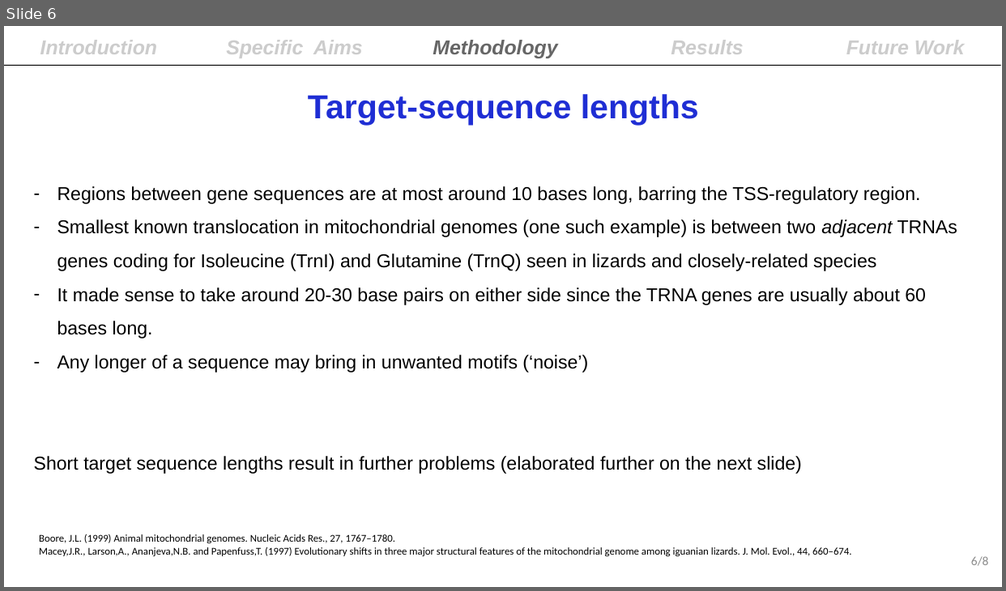
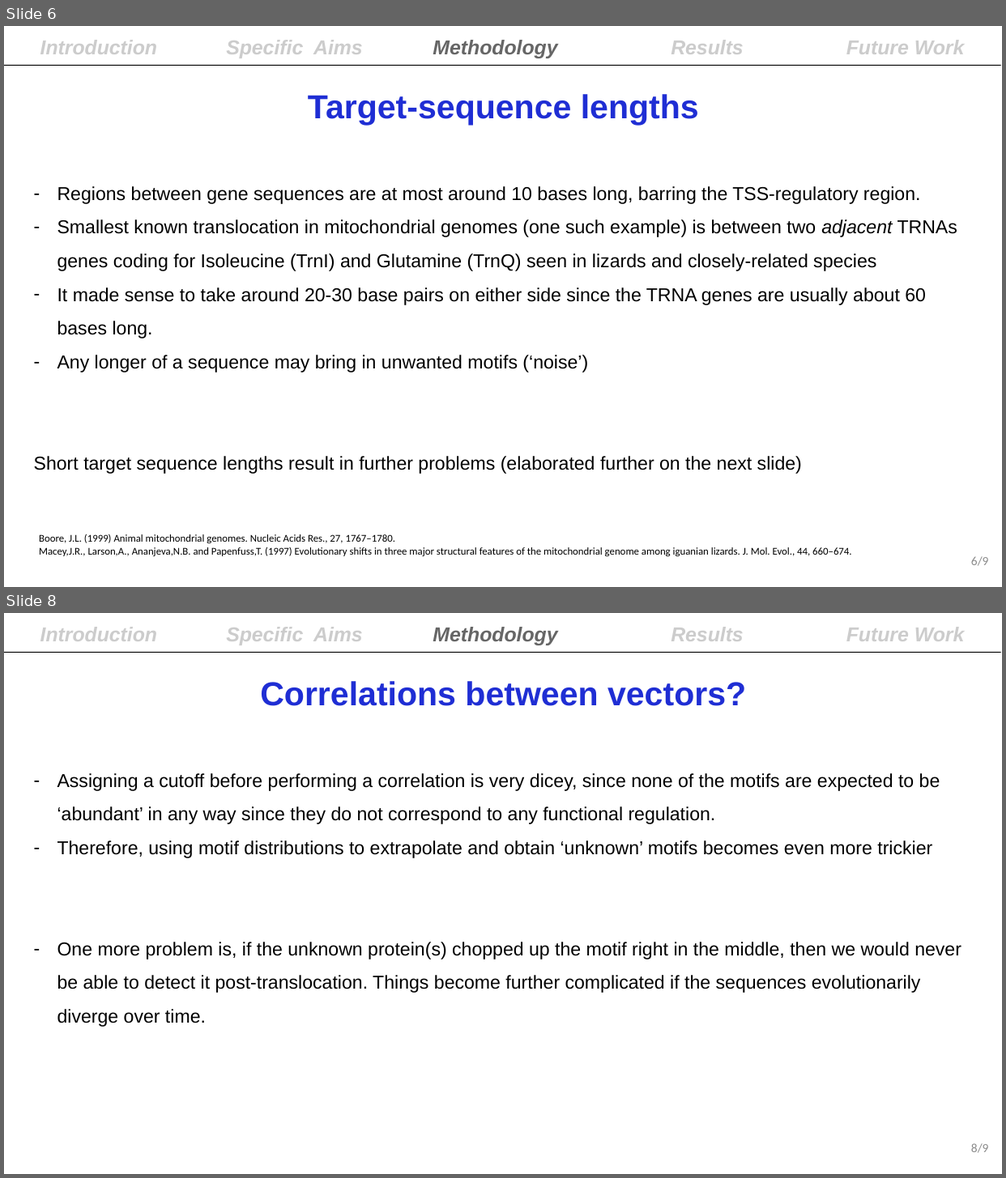
Before and after one commit to lokesh-venkatesh/mitogenome_evolution, a slide deck: summary/Final_Lab_Presentation_19th_March.pptx. Shown one above the other, each under a label of ours: slide 6 before the commit, slides 6 and 8 after it; the slides between them are not shown. The pictures are 1006x591 and 1006x1178 pixels, drawn with LibreOffice and Linux fonts; fonts in the diff are those of the drawing. Boxes give left, top, right and bottom in pixels: in the first picture for what was removed or moved away, otherwise in the second. Text is boxed around its words. In the diff, an @@ line names an element or a change of style, - is before the commit and + after.

```diff
--- a/summary/Final_Lab_Presentation_19th_March.pptx
+++ b/summary/Final_Lab_Presentation_19th_March.pptx
@@ slide 8 added at (x1=4, y1=613, x2=1002, y2=1174), background #FFFFFF @@
@@ text added at (x1=40, y1=627, x2=158, y2=641), 19.4 pt, text #CCCCCC, bold, italic @@
+Introduction
@@ text added at (x1=226, y1=627, x2=363, y2=645), 19.4 pt, text #CCCCCC, bold, italic @@
+Specific Aims
@@ text added at (x1=432, y1=627, x2=557, y2=645), 19.4 pt, text #666666, bold, italic @@
+Methodology
@@ text added at (x1=671, y1=627, x2=744, y2=641), 19.4 pt, text #CCCCCC, bold, italic @@
+Results
@@ text added at (x1=846, y1=627, x2=965, y2=641), 19.4 pt, text #CCCCCC, bold, italic @@
+Future Work
@@ freeform shape added at (x1=4, y1=652, x2=1001, y2=652), outline #000000 0.75 pt @@
@@ text added at (x1=260, y1=681, x2=746, y2=706), 32 pt, text #1F2ED4, bold @@
+Correlations between vectors?
@@ text added at (x1=57, y1=773, x2=961, y2=1027), 18 pt, text #000000 @@
+– Assigning a cutoff before performing a correlation is very dicey, since none of the motifs are expected to be ‘abundant’ in any way since they do not correspond to any functional regulation.
+– Therefore, using motif distributions to extrapolate and obtain ‘unknown’ motifs becomes even more trickier
+– One more problem is, if the unknown protein(s) chopped up the motif right in the middle, then we would never be able to detect it post-translocation. Things become further complicated if the sequences evolutionarily diverge over time.
@@ page number added at (x1=971, y1=1144, x2=989, y2=1153), 12 pt, text #8C8C8C @@
+8/9
@@ page number at (x1=971, y1=557, x2=989, y2=566): text changed @@
-6/8
+6/9
```
Also in this commit, not shown: 6 slides changed, 45 other files.
